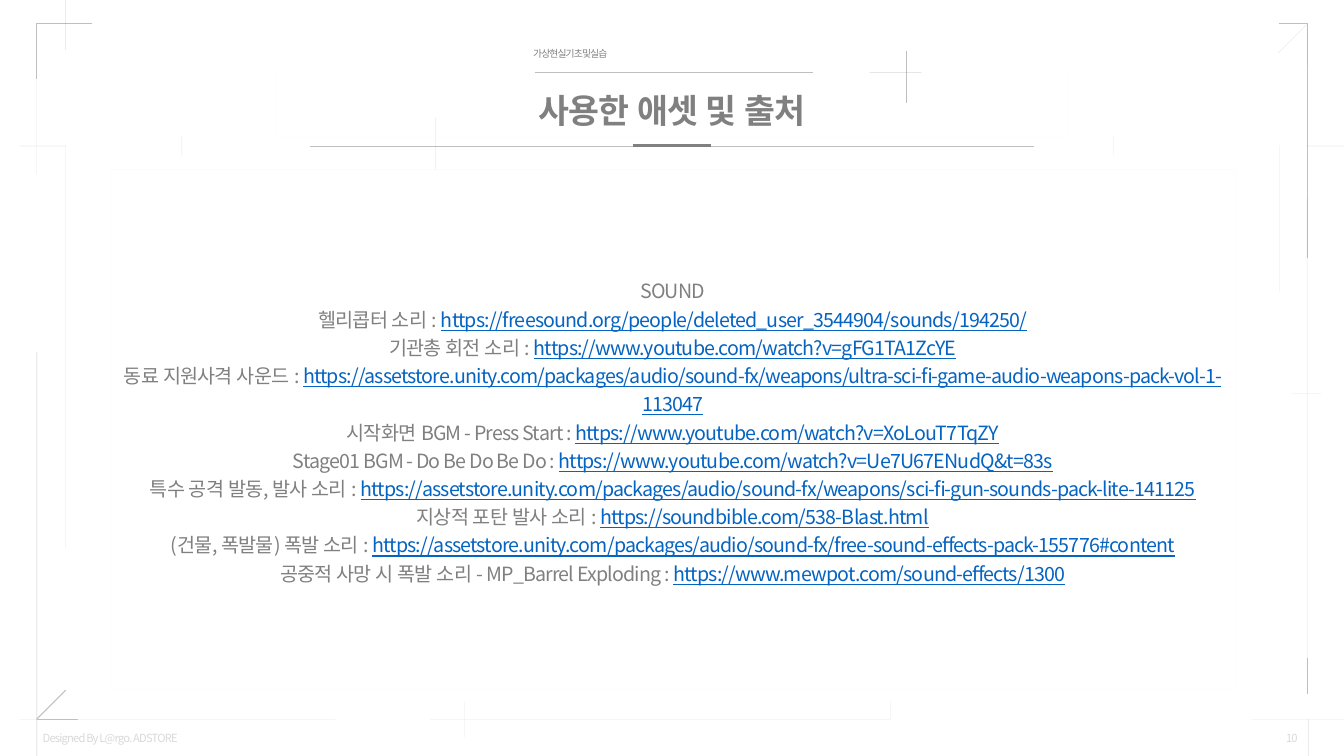
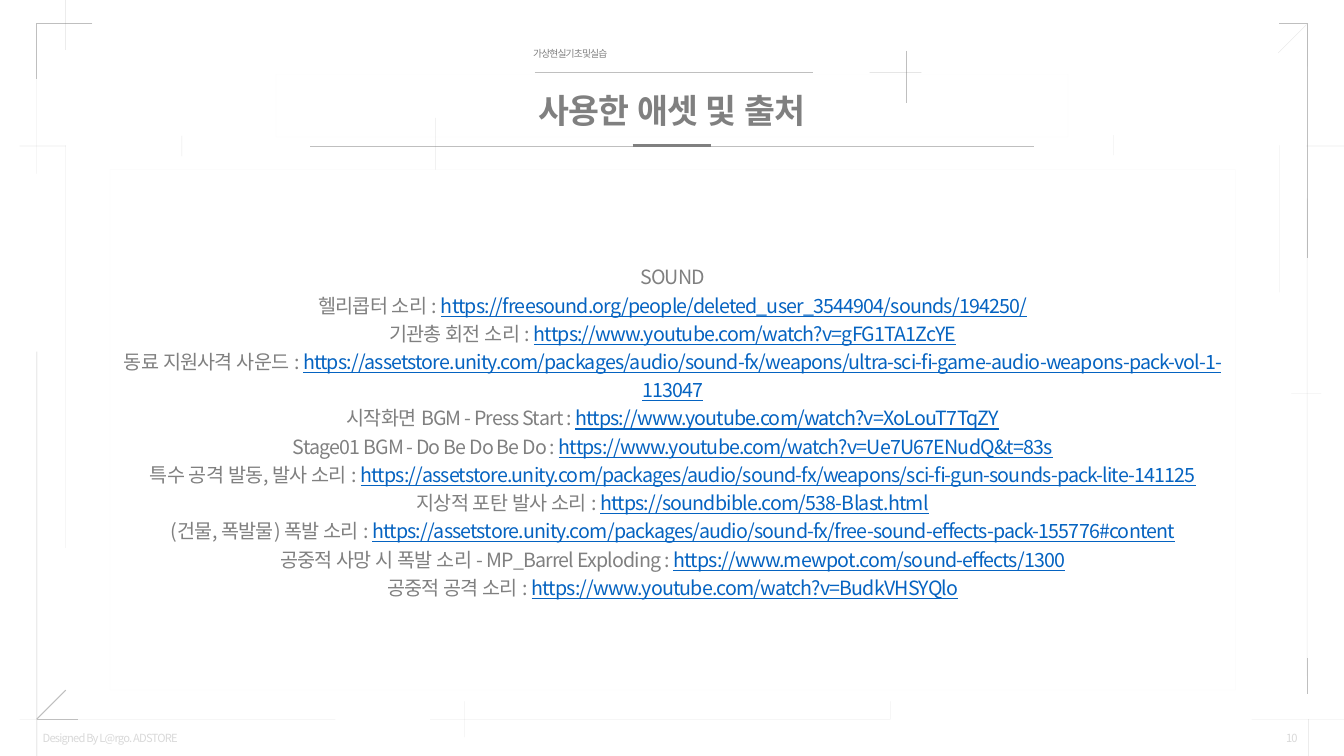
Before and after one commit to Mellow1213/VRProject_2022_1, a slide deck: slide 10 of 텀프로젝트_결과발표_20205220이바다20205262최예찬.pptx. Drawn at 1344x756 pixels with LibreOffice and Linux fonts; fonts in the diff are those of the drawing. Boxes give left, top, right and bottom in pixels: in the first picture for what was removed or moved away, otherwise in the second. Text is boxed around its words. In the diff, an @@ line names an element or a change of style, - is before the commit and + after.

Commit message:
피피티 애셋 추가

```diff
--- a/텀프로젝트_결과발표_20205220이바다20205262최예찬.pptx
+++ b/텀프로젝트_결과발표_20205220이바다20205262최예찬.pptx
@@ text at (x1=387, y1=579, x2=959, y2=600): paragraph added @@
+공중적 공격 소리 : https://www.youtube.com/watch?v=BudkVHSYQlo
```
